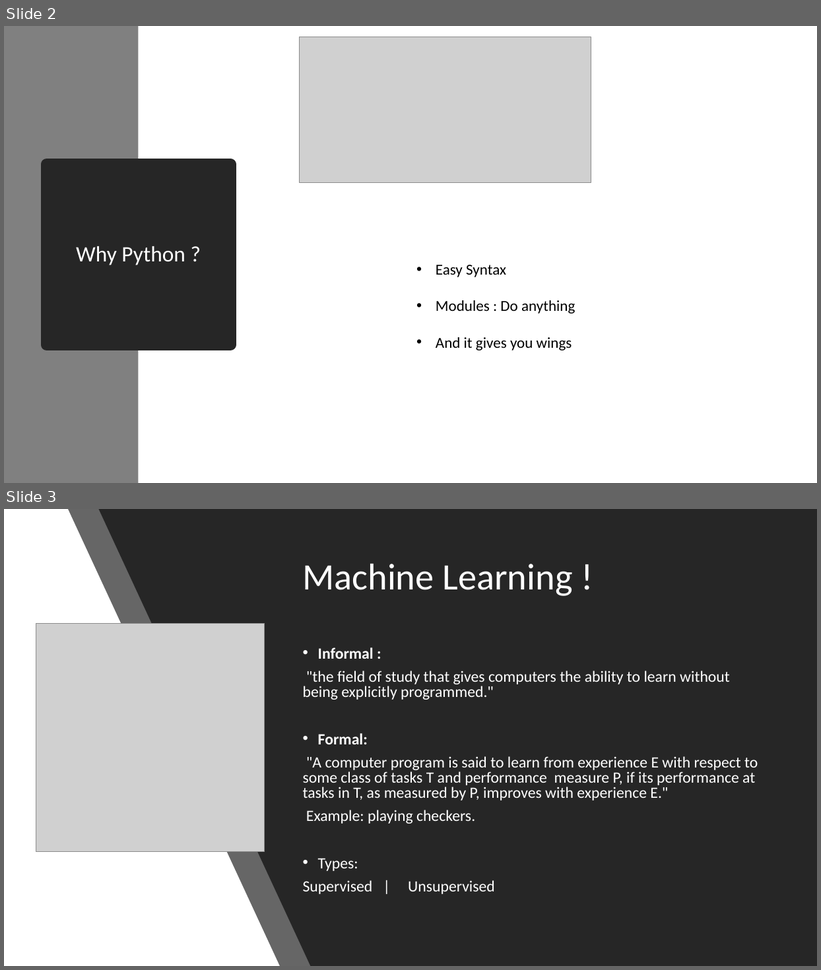
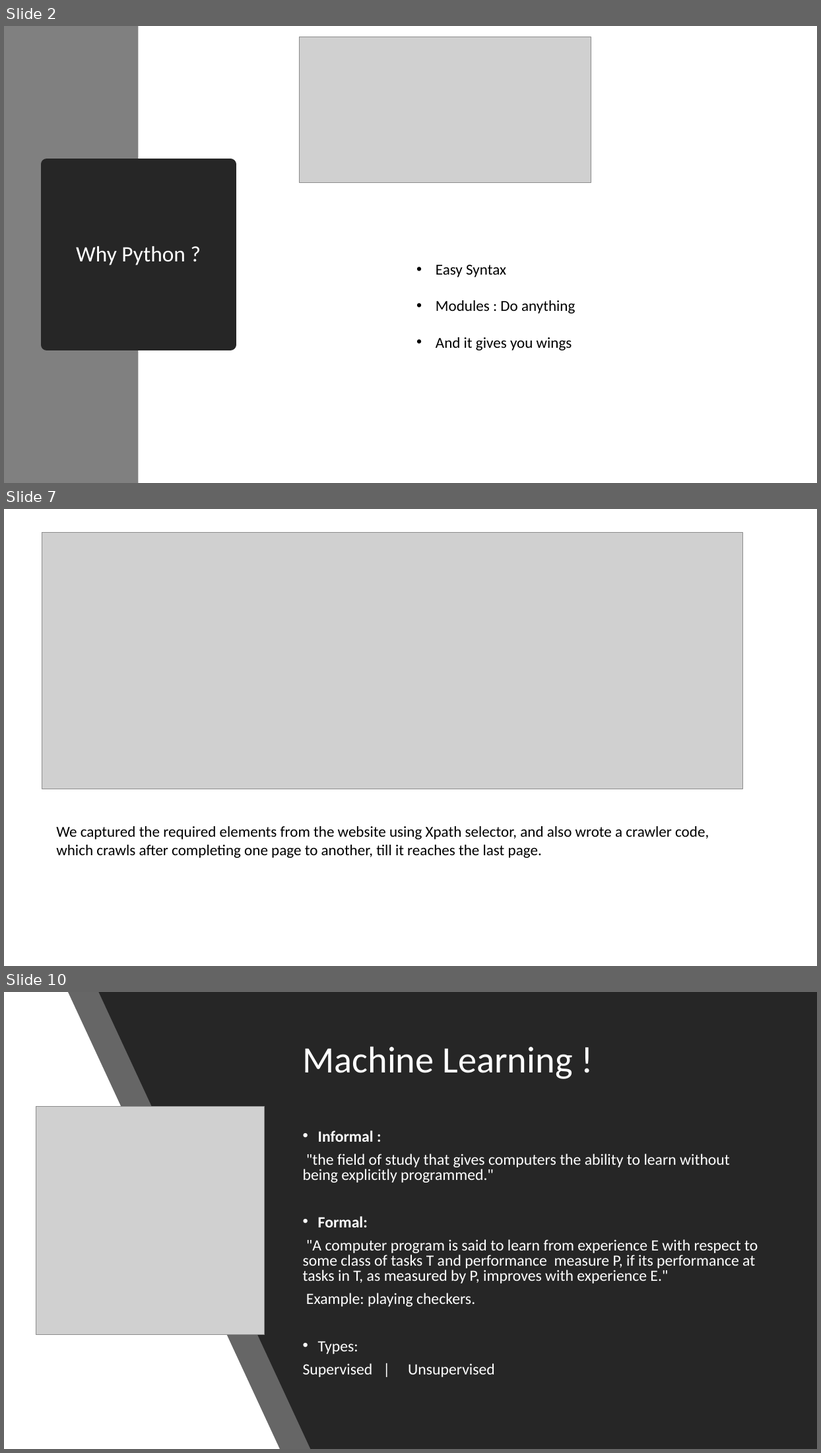
Before and after one commit to VarunAravinth/machine-learning-using-python, a slide deck: machine-learning-using-python/Machine Learning with Python.pptx. Shown one above the other, each under a label of ours: slides 2 and 3 before the commit, slides 2, 7 and 10 after it; the slides between them are not shown. The pictures are 821x970 and 821x1453 pixels, drawn with LibreOffice and Linux fonts; fonts in the diff are those of the drawing; grey boxes stand for pictures. Boxes give left, top, right and bottom in pixels: in the first picture for what was removed or moved away, otherwise in the second. Text is boxed around its words. In the diff, an @@ line names an element or a change of style, - is before the commit and + after.

```diff
--- a/machine-learning-using-python/Machine Learning with Python.pptx
+++ b/machine-learning-using-python/Machine Learning with Python.pptx
@@ slide 7 added at box(4, 509, 817, 966), background #FFFFFF @@
@@ picture added at box(42, 533, 743, 789) @@
@@ text added at box(56, 826, 709, 858), 18 pt, text #000000 @@
+We captured the required elements from the website using Xpath selector, and also wrote a crawler code, which crawls after completing one page to another, till it reaches the last page.
@@ what was slide 3 is now slide 10 @@
```
Also in this commit, not shown: 2 slides changed, 7 other slides added.
